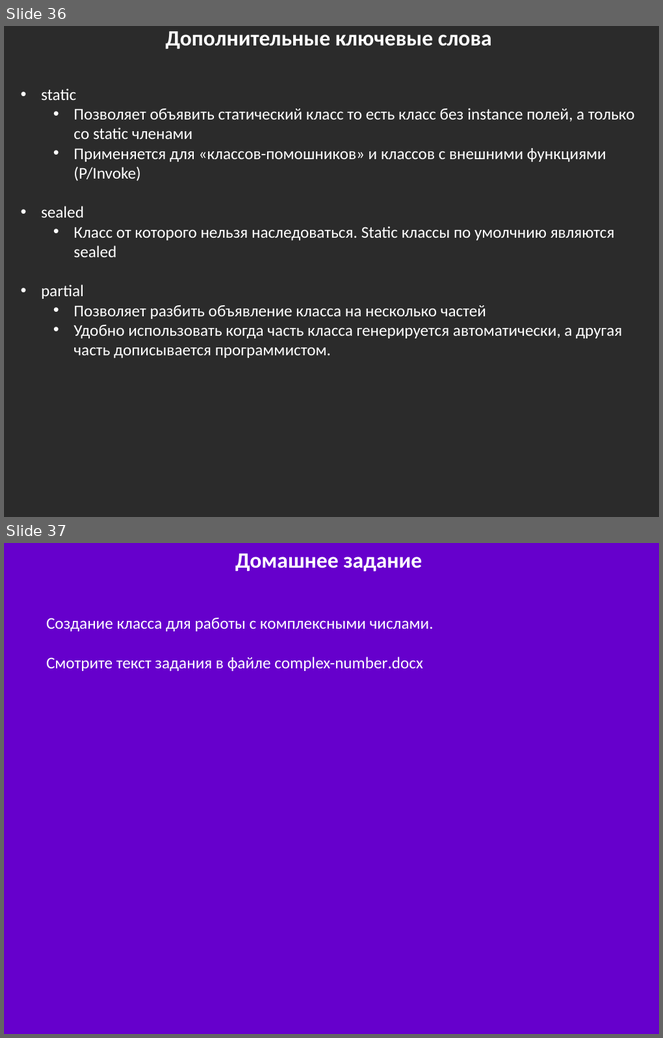
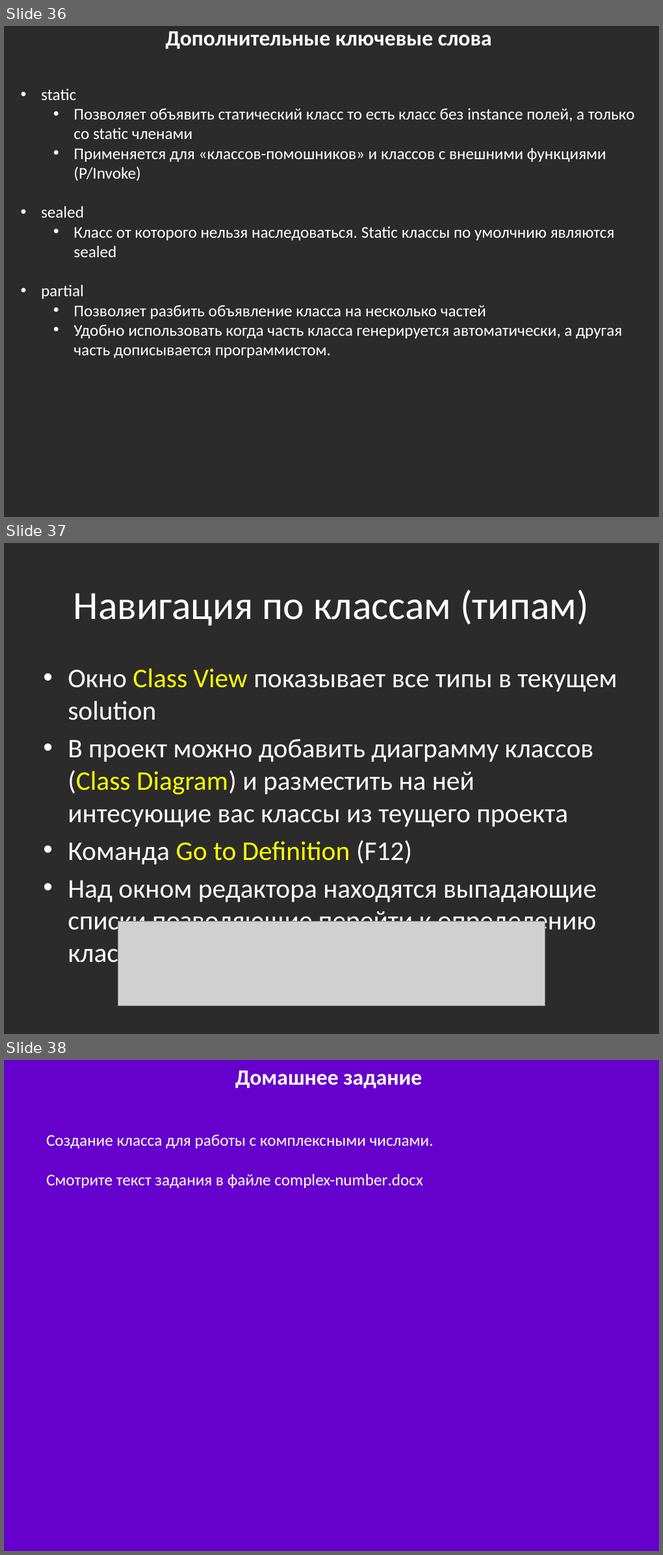
Before and after one commit to bazile/Training, a slide deck: Presentation/lesson-02-oop.pptx. Shown one above the other, each under a label of ours: slides 36 and 37 before the commit, slides 36, 37 and 38 after it. The pictures are 663x1038 and 663x1555 pixels, drawn with LibreOffice and Linux fonts; fonts in the diff are those of the drawing; grey boxes stand for pictures; background and template pictures are left out; a plain dark background stands for a picture behind light text. Boxes give left, top, right and bottom in pixels: in the first picture for what was removed or moved away, otherwise in the second. Text is boxed around its words. In the diff, an @@ line names an element or a change of style, - is before the commit and + after.

Commit message:
Added code navigation tips

```diff
--- a/Presentation/lesson-02-oop.pptx
+++ b/Presentation/lesson-02-oop.pptx
@@ slide 37 added at <box>4,543,659,1034</box>, background picture (left out) @@
@@ title added at <box>74,590,589,626</box>, 44 pt, text #FFFFFF @@
+Навигация по классам (типам)
@@ text added at <box>68,668,617,937</box>, 29.6 pt, text #FFFFFF @@
+• Окно Class View показывает все типы в текущем solution
+• В проект можно добавить диаграмму классов (Class Diagram) и разместить на ней интесующие вас классы из теущего проекта
+• Команда Go to Definition (F12)
+• Над окном редактора находятся выпадающие списки позволяющие перейти к определению класса и/или его члену.
@@ picture added at <box>118,922,545,1006</box> @@
@@ what was slide 37 is now slide 38 @@
```
